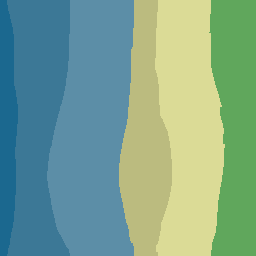
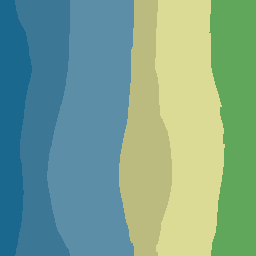
Layer changes from the first w=256, h=256 image to the second:
painted on "Background" over (7, 0, 32, 256)
